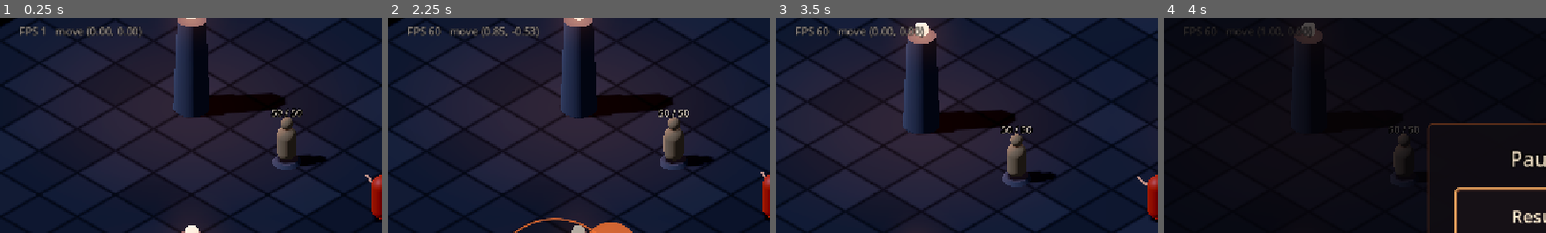
Above: before the commit, frames 1-4 (left to right).
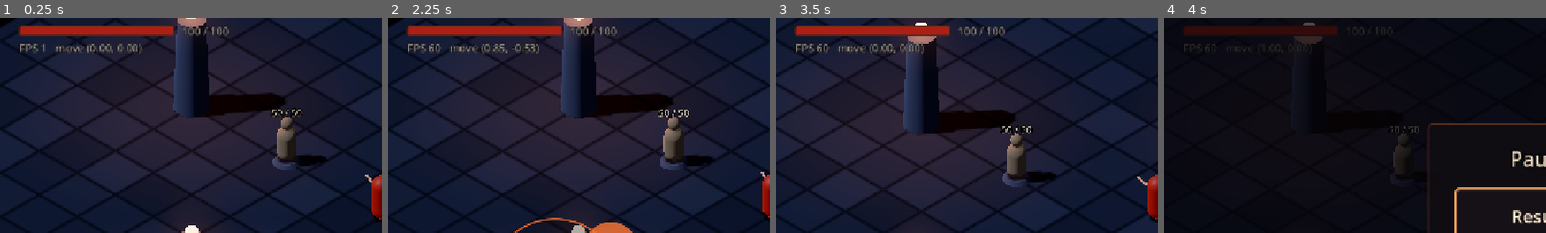
Above: after the commit, the same moments.

Repository: Bessv2/Ashenbound
Game: Godot game, scene res://scenes/main.tscn
The game is run twice, just before and just after one commit, with the same random seed, the same clock (stepped at 60 frames per second) and the same inputs.
Inputs (mouse positions are % of the whole screen's width and height, from its top left):
- Up to frame 1 (0.25 s): no input
- Up to frame 2 (2.25 s): click "II" at 0.5 s; click "Resume" at 1.25 s; tap Enter at 2 s; drag from (22, 71) to (60, 28) at 2.02 s
- Up to frame 3 (3.5 s): drag from (88, 78) to (45, 70) at 2.77 s
- Up to frame 4 (4 s): move the mouse to (60, 28) at 3.52 s; hold D (move_right) from 3.53 s (still down); tap P at 3.6 s; click (60, 28) at 3.67 s; tap J (attack) at 3.8 s
The pictures show only the part of the screen within x 0-50%, y 9-59%; the shares and areas given below are measured in that part.

The runs differ from the first frame. In frame 1, 2.8% of the frame differs, in the area x 4-60%, y 3-17%; in frame 2, 2.8%; in frame 3, 2.8%; in frame 4, 1.4%.

Commit message:
Give the player health, a HUD health bar and a death screen
- Player has a Health (100 HP) and HitFeedback (red damage numbers). On
  death it stops taking input and topples over.
- PlayerController joins the "player" group so enemies can find it.
- HUD health bar and "current / max" text, themed to match.
- DeathScreen: fades in after the fall, offers "Rise again", which asks
  Main to reload the scene. The button stays disabled until the screen
  has faded in, so a stray tap cannot restart.
- Main releases held gameplay input on death.
- Tests: health bar, death behavior and the restart request. Suites now
  share instantiate_main() from the test base class.

Co-Authored-By: Claude Opus 5.5 <noreply@anthropic.com>
Claude-Session: https://claude.ai/code/session_015v63azxgEazhPpfmzJC7DH

Diff:
--- a/game/scenes/main.tscn
+++ b/game/scenes/main.tscn
@@ -8,6 +8,7 @@
 [ext_resource type="PackedScene" path="res://ui/hud/hud.tscn" id="6_hud"]
 [ext_resource type="PackedScene" path="res://ui/pause_menu/pause_menu.tscn" id="7_menu"]
 [ext_resource type="PackedScene" path="res://scenes/enemies/training_dummy.tscn" id="8_dummy"]
+[ext_resource type="PackedScene" path="res://ui/death_screen/death_screen.tscn" id="9_death"]
 
 [node name="Main" type="Node3D"]
 script = ExtResource("1_main")
@@ -36,5 +37,8 @@
 
 [node name="HUD" parent="." instance=ExtResource("6_hud")]
 
+[node name="DeathScreen" parent="." instance=ExtResource("9_death")]
+visible = false
+
 [node name="PauseMenu" parent="." instance=ExtResource("7_menu")]
 visible = false
--- a/game/scenes/player/player.tscn
+++ b/game/scenes/player/player.tscn
@@ -8,6 +8,9 @@
 [ext_resource type="Resource" path="res://resources/combat/player_basic_attack.tres" id="6_attack_data"]
 [ext_resource type="Script" path="res://scripts/player/weapon_swing.gd" id="7_swing"]
 [ext_resource type="Material" path="res://resources/materials/blade.tres" id="8_blade"]
+[ext_resource type="Script" path="res://scripts/combat/health.gd" id="9_health"]
+[ext_resource type="Script" path="res://scripts/combat/hit_feedback.gd" id="10_feedback"]
+[ext_resource type="Material" path="res://resources/materials/hit_flash.tres" id="11_flash"]
 
 [sub_resource type="CapsuleShape3D" id="CapsuleShape3D_body"]
 radius = 0.4
@@ -26,13 +29,14 @@
 material = ExtResource("8_blade")
 size = Vector3(0.08, 0.04, 1.1)
 
-[node name="Player" type="CharacterBody3D" node_paths=PackedStringArray("visual", "attack")]
+[node name="Player" type="CharacterBody3D" node_paths=PackedStringArray("visual", "attack", "health")]
 collision_layer = 2
 collision_mask = 5
 script = ExtResource("1_controller")
 stats = ExtResource("2_stats")
 visual = NodePath("Visual")
 attack = NodePath("MeleeAttack")
+health = NodePath("Health")
 
 [node name="CollisionShape3D" type="CollisionShape3D" parent="."]
 transform = Transform3D(1, 0, 0, 0, 1, 0, 0, 0, 1, 0, 0.9, 0)
@@ -60,3 +64,15 @@
 [node name="MeleeAttack" type="Node" parent="."]
 script = ExtResource("5_attack")
 data = ExtResource("6_attack_data")
+
+[node name="Health" type="Node" parent="."]
+script = ExtResource("9_health")
+max_health = 100
+
+[node name="HitFeedback" type="Node" parent="." node_paths=PackedStringArray("health", "visual")]
+script = ExtResource("10_feedback")
+health = NodePath("../Health")
+visual = NodePath("../Visual")
+flash_material = ExtResource("11_flash")
+number_height = 2.3
+number_color = Color(1, 0.35, 0.3, 1)
--- a/game/scripts/main.gd
+++ b/game/scripts/main.gd
@@ -1,10 +1,12 @@
 extends Node3D
 ## Entry point of the game scene. Connects the UI to game state; the UI only
-## emits requests and never pauses the tree itself.
+## emits requests and never pauses the tree or restarts the game itself.
 
 @onready var _pause_controller: PauseController = $PauseController
+@onready var _player: PlayerController = $Player
 @onready var _hud: Hud = $HUD
 @onready var _pause_menu: PauseMenu = $PauseMenu
+@onready var _death_screen: DeathScreen = $DeathScreen
 
 
 func _ready() -> void:
@@ -12,3 +14,17 @@
 	_pause_menu.resume_requested.connect(_pause_controller.set_paused.bind(false))
 	_pause_controller.paused_changed.connect(_pause_menu.set_open)
 	_pause_menu.set_open(_pause_controller.is_paused())
+	_hud.track_health(_player.health)
+	_player.health.died.connect(_on_player_died)
+	_death_screen.restart_requested.connect(restart)
+
+
+## Starts the scene over from scratch.
+func restart() -> void:
+	get_tree().paused = false
+	get_tree().reload_current_scene()
+
+
+func _on_player_died() -> void:
+	GameplayActions.release_all()
+	_death_screen.open()
--- a/game/scripts/player/player_controller.gd
+++ b/game/scripts/player/player_controller.gd
@@ -1,10 +1,14 @@
 class_name PlayerController
 extends CharacterBody3D
 ## Moves a character across the ground from MovementInput, relative to a camera,
-## and starts its attack while the attack action is held.
+## and starts its attack while the attack action is held. When its Health runs
+## out it topples over and stops taking input.
 ##
 ## Runs in _physics_process with delta-based integration, so speed does not
 ## depend on frame rate. Collision with the world is handled by move_and_slide.
+
+## Enemies find the player through this group.
+const GROUP := &"player"
 
 @export var stats: MovementStats
 ## Movement is relative to this camera's horizontal orientation.
@@ -14,13 +18,22 @@
 ## Optional. Started while the attack action is held; slows movement and
 ## takes over facing while it runs.
 @export var attack: MeleeAttack
+## Optional. Without it the character cannot die.
+@export var health: Health
 ## When false, input is ignored and the character decelerates to a stop.
 @export var input_enabled: bool = true
 
 
 func _ready() -> void:
+	add_to_group(GROUP)
 	if stats == null:
 		stats = MovementStats.new()
+	if health:
+		health.died.connect(_on_died)
+
+
+func is_alive() -> bool:
+	return health == null or not health.is_dead()
 
 
 func _physics_process(delta: float) -> void:
@@ -46,6 +59,15 @@
 		stats.turn_toward(visual, direction, delta)
 
 
+func _on_died() -> void:
+	input_enabled = false
+	if visual:
+		# The visual's origin is at the feet, so this topples it forward.
+		var tween := create_tween().set_process_mode(Tween.TWEEN_PROCESS_PHYSICS)
+		tween.tween_property(visual, "rotation:x", -PI * 0.5, 0.4) \
+				.set_trans(Tween.TRANS_QUAD).set_ease(Tween.EASE_IN)
+
+
 ## Flat world direction the character currently faces.
 func _facing() -> Vector3:
 	var frame := visual.global_basis if visual else global_basis
--- a/game/tests/framework/test_case.gd
+++ b/game/tests/framework/test_case.gd
@@ -4,7 +4,14 @@
 ## Each method whose name starts with "test_" runs on a fresh instance of the
 ## suite, after the instance has been added to the scene tree. Tests may await.
 
+const MainScene := preload("res://scenes/main.tscn")
+
 var failures: PackedStringArray = []
+
+
+## A fresh, not yet added main scene.
+func instantiate_main() -> Node3D:
+	return MainScene.instantiate()
 
 
 func check(condition: bool, message: String) -> void:
--- a/game/tests/test_pause.gd
+++ b/game/tests/test_pause.gd
@@ -1,7 +1,5 @@
 extends "res://tests/framework/test_case.gd"
 ## Integration tests for pausing: controls, focus loss and Android Back.
-
-const MainScene := preload("res://scenes/main.tscn")
 
 var main: Node3D
 var player: PlayerController
@@ -10,7 +8,7 @@
 
 
 func _ready() -> void:
-	main = MainScene.instantiate()
+	main = instantiate_main()
 	add_child(main)
 	player = main.get_node("Player")
 	pause_controller = main.get_node("PauseController")
--- a/game/tests/test_player_combat.gd
+++ b/game/tests/test_player_combat.gd
@@ -2,7 +2,6 @@
 ## Integration tests: the player's attack and the training dummies in the
 ## real main scene.
 
-const MainScene := preload("res://scenes/main.tscn")
 
 var main: Node3D
 var player: PlayerController
@@ -10,7 +9,7 @@
 
 
 func _ready() -> void:
-	main = MainScene.instantiate()
+	main = instantiate_main()
 	add_child(main)
 	player = main.get_node("Player")
 	dummy = main.get_node("Enemies/TrainingDummyEast")
--- /dev/null
+++ b/game/tests/test_player_health.gd
@@ -0,0 +1,72 @@
+extends "res://tests/framework/test_case.gd"
+## Integration tests: player health, the HUD health bar, death and the death
+## screen, in the real main scene.
+
+var main: Node3D
+var player: PlayerController
+var health_bar: ProgressBar
+var health_text: Label
+var death_screen: DeathScreen
+
+
+func _ready() -> void:
+	main = instantiate_main()
+	add_child(main)
+	player = main.get_node("Player")
+	health_bar = main.get_node("HUD").get_node("%HealthBar")
+	health_text = main.get_node("HUD").get_node("%HealthText")
+	death_screen = main.get_node("DeathScreen")
+
+
+func test_player_starts_alive_at_full_health() -> void:
+	check(player.is_alive() and player.health.current == 100, "player starts at 100 HP")
+	check(player.is_in_group(PlayerController.GROUP), "player is in the player group")
+	check(health_bar.value == 100.0 and health_text.text == "100 / 100", "HUD shows full health")
+	check(not death_screen.visible, "death screen starts hidden")
+
+
+func test_hud_follows_damage() -> void:
+	player.health.apply_damage(30)
+	check(health_bar.value == 70.0 and health_bar.max_value == 100.0, "bar at 70 of 100")
+	check(health_text.text == "70 / 100", "text shows 70 / 100, got %s" % health_text.text)
+
+
+func test_death_stops_the_player_and_opens_the_death_screen() -> void:
+	await wait_physics_frames(5)
+	player.health.apply_damage(player.health.max_health)
+	check(not player.is_alive(), "player is dead")
+	check(death_screen.visible, "death screen opens")
+	var restart: Button = death_screen.get_node("%RestartButton")
+	check(restart.disabled, "restart is disabled while the fall plays")
+
+	var at := player.global_position
+	Input.action_press(MovementInput.RIGHT)
+	Input.action_press(GameplayActions.ATTACK)
+	await wait_physics_frames(30)
+	check_vector_near(player.global_position, at, 0.01, "a dead player does not move")
+	check(not (player.get_node("MeleeAttack") as MeleeAttack).is_busy(), "a dead player does not attack")
+
+	await wait_process_frames(90)  # Past the 0.8 s delay and 0.5 s fade.
+	check(not restart.disabled, "restart is enabled once the screen has faded in")
+	var visual: Node3D = player.get_node("Visual")
+	check_near(visual.rotation.x, -PI * 0.5, 0.01, "the player has toppled over")
+
+
+func test_death_releases_held_input() -> void:
+	Input.action_press(MovementInput.LEFT)
+	player.health.apply_damage(player.health.max_health)
+	check(not Input.is_action_pressed(MovementInput.LEFT), "held input is released on death")
+
+
+func test_restart_button_requests_a_restart() -> void:
+	var screen: DeathScreen = preload("res://ui/death_screen/death_screen.tscn").instantiate()
+	screen.fade_delay = 0.0
+	screen.fade_duration = 0.0
+	add_child(screen)
+	var requests := [0]
+	screen.restart_requested.connect(func() -> void: requests[0] += 1)
+	screen.open()
+	await wait_process_frames(3)
+	var restart: Button = screen.get_node("%RestartButton")
+	restart.pressed.emit()
+	check(requests[0] == 1, "pressing Rise again requests a restart")
--- a/game/tests/test_player_movement.gd
+++ b/game/tests/test_player_movement.gd
@@ -1,7 +1,5 @@
 extends "res://tests/framework/test_case.gd"
 ## Integration tests: the real main scene, physics and camera.
-
-const MainScene := preload("res://scenes/main.tscn")
 ## Inner faces of the arena walls, minus the player capsule radius.
 const ARENA_LIMIT := 20.0 - 0.4
 
@@ -11,7 +9,7 @@
 
 
 func _ready() -> void:
-	main = MainScene.instantiate()
+	main = instantiate_main()
 	add_child(main)
 	player = main.get_node("Player")
 	rig = main.get_node("CameraRig")
--- /dev/null
+++ b/game/ui/death_screen/death_screen.gd
@@ -0,0 +1,34 @@
+class_name DeathScreen
+extends CanvasLayer
+## Shown when the player dies. Fades in after the fall animation and offers a
+## restart. Emits a request; Main performs the restart.
+
+signal restart_requested
+
+## Time to let the death animation play before the screen appears.
+@export_range(0.0, 3.0, 0.05, "suffix:s") var fade_delay: float = 0.8
+@export_range(0.0, 3.0, 0.05, "suffix:s") var fade_duration: float = 0.5
+
+@onready var _root: Control = $Root
+@onready var _restart_button: Button = %RestartButton
+
+
+func _ready() -> void:
+	hide()
+	_restart_button.pressed.connect(restart_requested.emit)
+
+
+func open() -> void:
+	show()
+	_root.modulate.a = 0.0
+	# Disabled until visible, so a stray tap during the fall cannot restart.
+	_restart_button.disabled = true
+	var tween := create_tween()
+	tween.tween_interval(fade_delay)
+	tween.tween_property(_root, "modulate:a", 1.0, fade_duration)
+	tween.tween_callback(_enable_restart)
+
+
+func _enable_restart() -> void:
+	_restart_button.disabled = false
+	_restart_button.grab_focus()
--- /dev/null
+++ b/game/ui/death_screen/death_screen.tscn
@@ -0,0 +1,59 @@
+[gd_scene format=3]
+
+[ext_resource type="Script" path="res://ui/death_screen/death_screen.gd" id="1_death"]
+
+[node name="DeathScreen" type="CanvasLayer"]
+layer = 15
+script = ExtResource("1_death")
+
+[node name="Root" type="Control" parent="."]
+layout_mode = 3
+anchors_preset = 15
+anchor_right = 1.0
+anchor_bottom = 1.0
+grow_horizontal = 2
+grow_vertical = 2
+
+[node name="Dim" type="ColorRect" parent="Root"]
+layout_mode = 1
+anchors_preset = 15
+anchor_right = 1.0
+anchor_bottom = 1.0
+grow_horizontal = 2
+grow_vertical = 2
+mouse_filter = 2
+color = Color(0.1, 0.01, 0.02, 0.65)
+
+[node name="Center" type="CenterContainer" parent="Root"]
+layout_mode = 1
+anchors_preset = 15
+anchor_right = 1.0
+anchor_bottom = 1.0
+grow_horizontal = 2
+grow_vertical = 2
+mouse_filter = 2
+
+[node name="Panel" type="PanelContainer" parent="Root/Center"]
+layout_mode = 2
+
+[node name="Items" type="VBoxContainer" parent="Root/Center/Panel"]
+layout_mode = 2
+theme_override_constants/separation = 20
+
+[node name="Title" type="Label" parent="Root/Center/Panel/Items"]
+layout_mode = 2
+theme_type_variation = &"HeaderLabel"
+text = "You have fallen"
+horizontal_alignment = 1
+
+[node name="Flavor" type="Label" parent="Root/Center/Panel/Items"]
+layout_mode = 2
+theme_type_variation = &"DimLabel"
+text = "The ash remembers."
+horizontal_alignment = 1
+
+[node name="RestartButton" type="Button" parent="Root/Center/Panel/Items"]
+unique_name_in_owner = true
+custom_minimum_size = Vector2(300, 88)
+layout_mode = 2
+text = "Rise again"
--- a/game/ui/hud/hud.gd
+++ b/game/ui/hud/hud.gd
@@ -1,7 +1,7 @@
 class_name Hud
 extends CanvasLayer
-## In-game overlay: title, pause button, touch joystick and a debug readout.
-## Emits requests; it does not change game state itself.
+## In-game overlay: title, player health, pause button, touch controls and a
+## debug readout. Emits requests; it does not change game state itself.
 
 signal pause_requested
 
@@ -10,6 +10,10 @@
 @onready var _joystick: TouchJoystick = %TouchJoystick
 @onready var _debug_label: Label = %DebugLabel
 @onready var _controls_hint: Label = %ControlsHint
+@onready var _health_bar: ProgressBar = %HealthBar
+@onready var _health_text: Label = %HealthText
+
+var _health: Health
 
 
 func _ready() -> void:
@@ -22,6 +26,20 @@
 	_apply_settings(Settings.current)
 	get_viewport().size_changed.connect(_fit_to_safe_area)
 	_fit_to_safe_area()
+
+
+## Shows `health` in the health bar and keeps it up to date.
+func track_health(health: Health) -> void:
+	_health = health
+	health.damaged.connect(_update_health.unbind(2))
+	health.revived.connect(_update_health)
+	_update_health()
+
+
+func _update_health() -> void:
+	_health_bar.max_value = _health.max_health
+	_health_bar.value = _health.current
+	_health_text.text = "%d / %d" % [_health.current, _health.max_health]
 
 
 func _process(_delta: float) -> void:
--- a/game/ui/hud/hud.tscn
+++ b/game/ui/hud/hud.tscn
@@ -40,6 +40,26 @@
 layout_mode = 2
 theme_type_variation = &"HeaderLabel"
 text = "ASHENBOUND"
+
+[node name="HealthRow" type="HBoxContainer" parent="Root/TopBar/Row/TitleBlock"]
+layout_mode = 2
+mouse_filter = 2
+theme_override_constants/separation = 12
+
+[node name="HealthBar" type="ProgressBar" parent="Root/TopBar/Row/TitleBlock/HealthRow"]
+unique_name_in_owner = true
+custom_minimum_size = Vector2(260, 18)
+layout_mode = 2
+size_flags_vertical = 4
+mouse_filter = 2
+value = 100.0
+show_percentage = false
+
+[node name="HealthText" type="Label" parent="Root/TopBar/Row/TitleBlock/HealthRow"]
+unique_name_in_owner = true
+layout_mode = 2
+theme_type_variation = &"DimLabel"
+text = "100 / 100"
 
 [node name="DebugLabel" type="Label" parent="Root/TopBar/Row/TitleBlock"]
 unique_name_in_owner = true
--- a/game/ui/theme/ashen_theme.tres
+++ b/game/ui/theme/ashen_theme.tres
@@ -80,6 +80,29 @@
 corner_radius_bottom_right = 8
 corner_radius_bottom_left = 8
 
+[sub_resource type="StyleBoxFlat" id="StyleBoxFlat_progress_background"]
+bg_color = Color(0.06, 0.04, 0.05, 0.85)
+border_width_left = 2
+border_width_top = 2
+border_width_right = 2
+border_width_bottom = 2
+border_color = Color(0.35, 0.18, 0.1, 1)
+corner_radius_top_left = 4
+corner_radius_top_right = 4
+corner_radius_bottom_right = 4
+corner_radius_bottom_left = 4
+
+[sub_resource type="StyleBoxFlat" id="StyleBoxFlat_progress_fill"]
+bg_color = Color(0.68, 0.12, 0.08, 1)
+corner_radius_top_left = 3
+corner_radius_top_right = 3
+corner_radius_bottom_right = 3
+corner_radius_bottom_left = 3
+expand_margin_left = -2.0
+expand_margin_top = -2.0
+expand_margin_right = -2.0
+expand_margin_bottom = -2.0
+
 [resource]
 default_font_size = 22
 Button/colors/font_color = Color(0.86, 0.8, 0.72, 1)
@@ -103,3 +126,5 @@
 HeaderLabel/font_sizes/font_size = 34
 Label/colors/font_color = Color(0.86, 0.8, 0.72, 1)
 PanelContainer/styles/panel = SubResource("StyleBoxFlat_panel")
+ProgressBar/styles/background = SubResource("StyleBoxFlat_progress_background")
+ProgressBar/styles/fill = SubResource("StyleBoxFlat_progress_fill")
Not shown, added: game/tests/test_player_health.gd.uid
Not shown, added: game/ui/death_screen/death_screen.gd.uid
